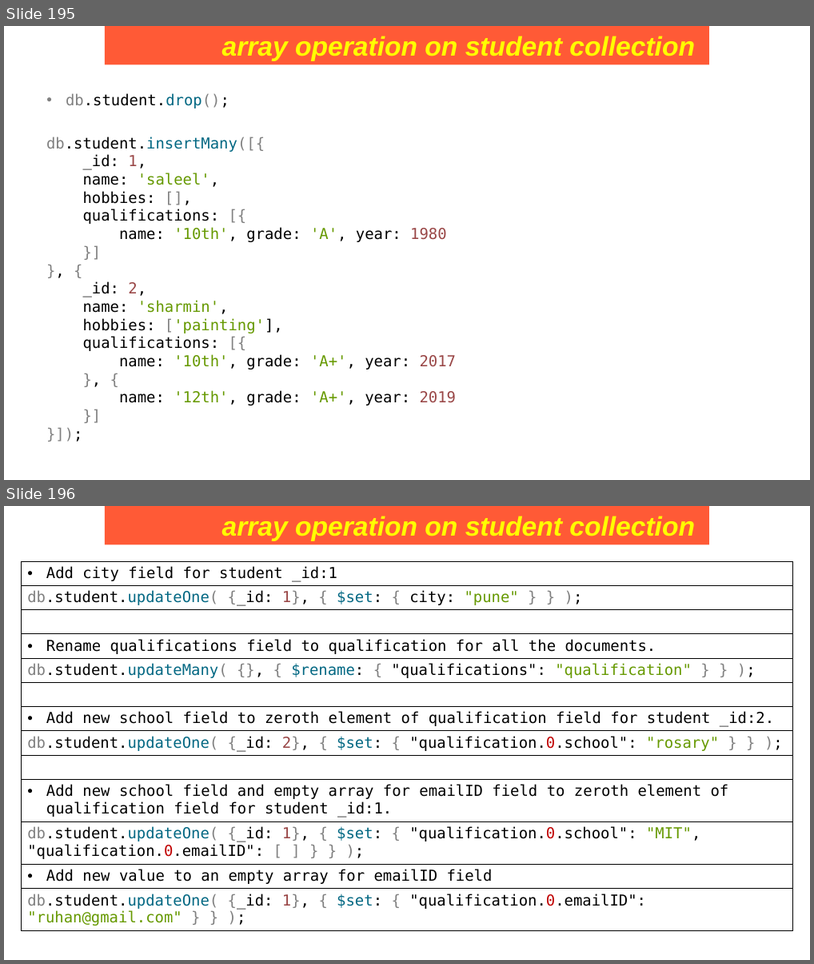
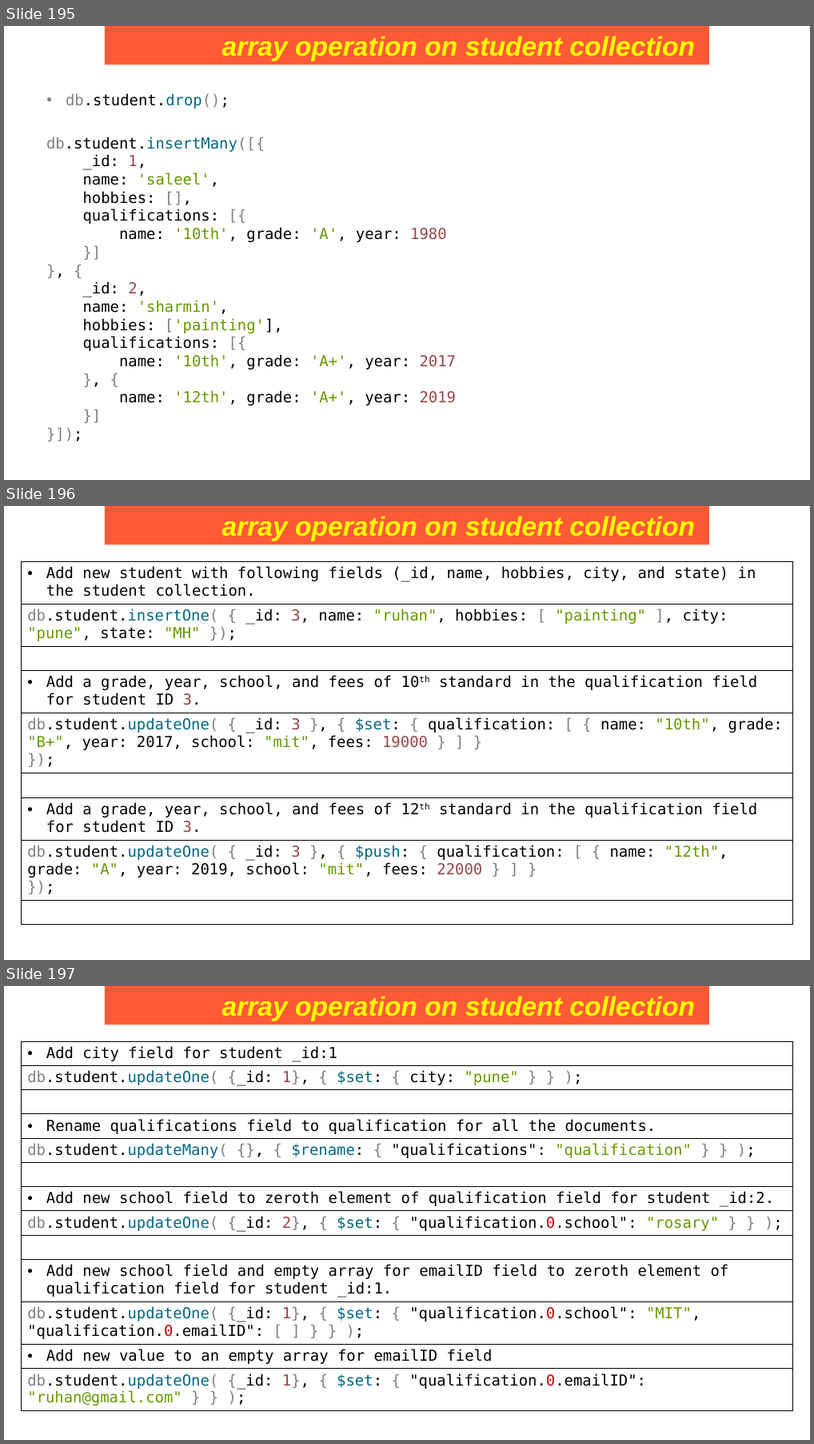
Before and after one commit to Saleel-Bagde/PPT-s, a slide deck: MongoDB PPT.pptx. Shown one above the other, each under a label of ours: slides 195 and 196 before the commit, slides 195, 196 and 197 after it. The pictures are 814x964 and 814x1444 pixels, drawn with LibreOffice and Linux fonts; fonts in the diff are those of the drawing. Boxes give left, top, right and bottom in pixels: in the first picture for what was removed or moved away, otherwise in the second. Text is boxed around its words. In the diff, an @@ line names an element or a change of style, - is before the commit and + after.

```diff
--- a/MongoDB PPT.pptx
+++ b/MongoDB PPT.pptx
@@ slide 196 added at bbox=[4, 506, 810, 960], background #FFFFFF @@
@@ rectangle added at bbox=[105, 506, 710, 544], fill #FF5A36, 32 pt, text #FFFF00, bold, italic @@
+array operation on student collection
@@ table added at bbox=[22, 561, 794, 924], 9 rows, 1 columns @@
+Add new student with following fields (_id, name, hobbies, city, and state) in the student collection.
+db.student.insertOne( { _id: 3, name: "ruhan", hobbies: [ "painting" ], city: "pune", state: "MH" });
+
+Add a grade, year, school, and fees of 10th standard in the qualification field for student ID 3.
+db.student.updateOne( { _id: 3 }, { $set: { qualification: [ { name: "10th", grade: "B+", year: 2017, school: "mit", fees: 19000 } ] } / });
+
+Add a grade, year, school, and fees of 12th standard in the qualification field for student ID 3.
+db.student.updateOne( { _id: 3 }, { $push: { qualification: [ { name: "12th", grade: "A", year: 2019, school: "mit", fees: 22000 } ] } / });
+
@@ what was slide 196 is now slide 197 @@
```
